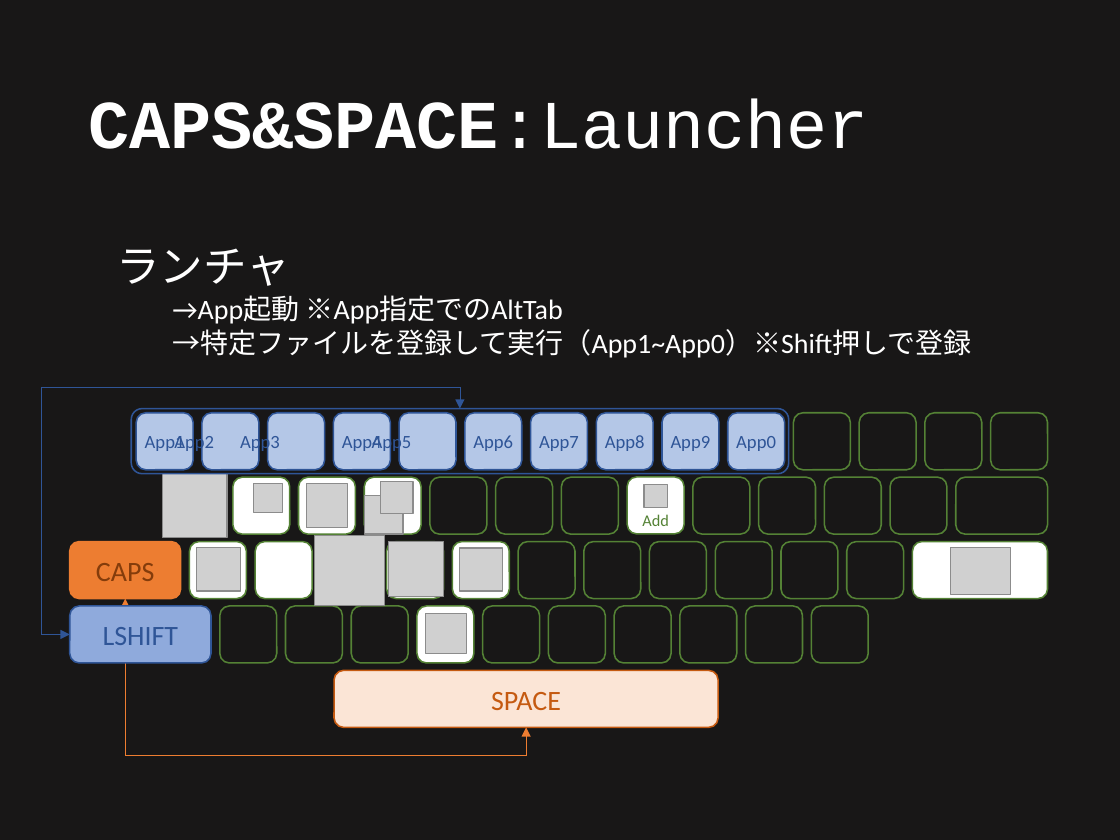
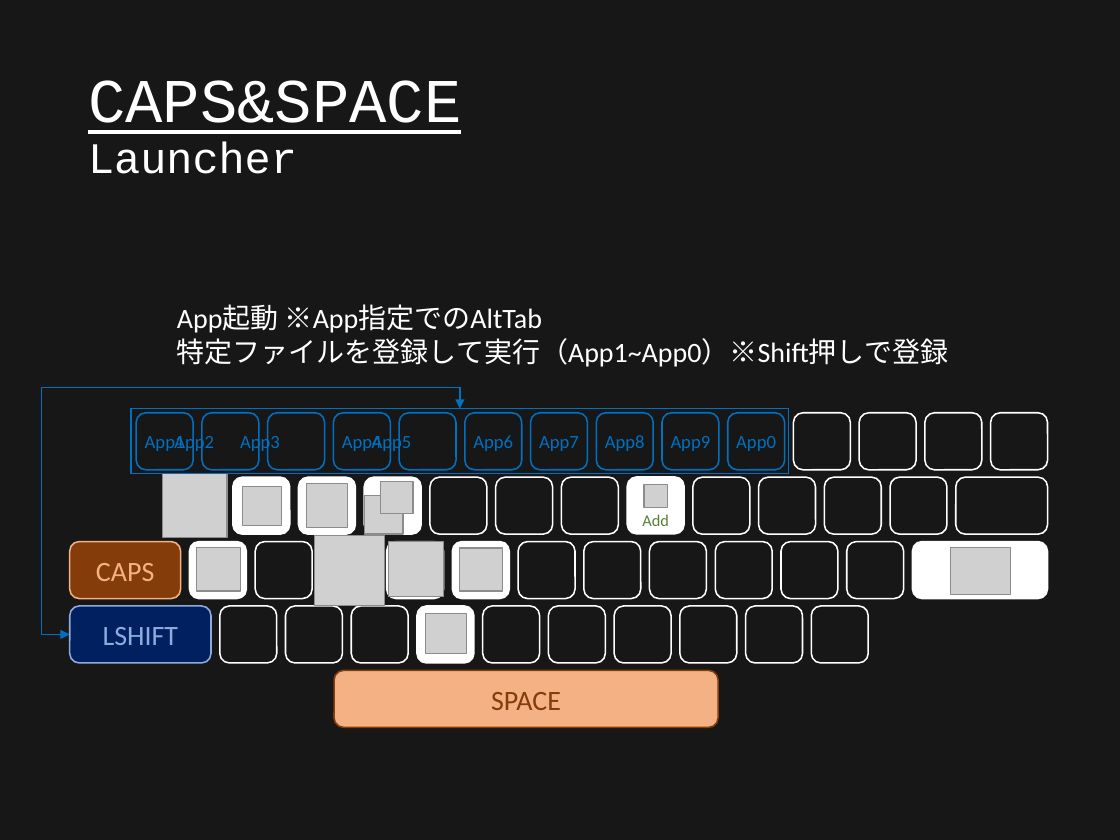
Before and after one commit to ittooo66/myAHK, a slide deck: slide 6 of MANUAL.pptx. Drawn at 1120x840 pixels with LibreOffice and Linux fonts; fonts in the diff are those of the drawing; grey boxes stand for pictures. Boxes give left, top, right and bottom in pixels: in the first picture for what was removed or moved away, otherwise in the second. Text is boxed around its words. In the diff, an @@ line names an element or a change of style, - is before the commit and + after.

```diff
--- a/MANUAL.pptx
+++ b/MANUAL.pptx
@@ title at box(88, 80, 461, 174): text changed; size 44 to 40 pt; bold off @@
-CAPS&SPACE:Launcher
+CAPS&SPACE
+Launcher
@@ text at box(177, 304, 948, 367): text changed @@
-    ランチャ
-      →App起動 ※App指定でのAltTab
-      →特定ファイルを登録して実行（App1~App0）※Shift押しで登録
+    App起動 ※App指定でのAltTab
+    特定ファイルを登録して実行（App1~App0）※Shift押しで登録
@@ elbow double arrow (460, 409) - (69, 634): stroke #2F5597 0.5 pt to #0070C0 1 pt @@
@@ rectangle at box(131, 409, 788, 474): rounded rectangle to rectangle; outline #2F5597 1 pt to #0070C0 1 pt @@
@@ text colour #2F5597 to #0070C0; fill #B4C7E7 to none; outline #2F5597 1 pt to #0070C0 1 pt in 10 elements at box(137, 413, 194, 470), box(202, 413, 259, 470), box(268, 413, 325, 470), box(334, 413, 391, 470), box(399, 413, 456, 470), box(465, 413, 522, 470), box(531, 413, 588, 470), box(596, 413, 653, 470), box(662, 413, 719, 470), box(728, 413, 785, 470) @@
@@ picture: place and size @@
-picture at box(253, 484, 282, 513)
+picture at box(243, 487, 282, 526)
@@ rounded rectangle "CAPS" at box(69, 542, 180, 599): text colour #843C0B to #F4B183; fill #ED7D31 to #843C0B; outline #ED7D31 1 pt to #F4B183 1 pt @@
@@ rounded rectangle at box(255, 542, 312, 599): fill #FFFFFF to none; outline #548235 1 pt to #FFFFFF 1 pt @@
@@ outline #548235 1 pt to #FFFFFF 1 pt in 36 elements at box(627, 477, 684, 534), box(417, 606, 474, 663), box(793, 413, 850, 470), box(859, 413, 916, 470), box(925, 413, 982, 470), box(990, 413, 1047, 470), box(233, 477, 290, 534), box(299, 477, 356, 534), box(364, 477, 421, 534), box(430, 477, 487, 534), box(496, 477, 553, 534), box(561, 477, 618, 534), box(693, 477, 750, 534), box(758, 477, 815, 534), box(955, 477, 1047, 534), box(189, 542, 246, 599), box(386, 542, 444, 599), box(452, 542, 510, 599), box(519, 542, 576, 599), box(584, 542, 641, 599), box(716, 542, 773, 599), box(781, 542, 838, 599), box(847, 542, 904, 599), box(220, 606, 277, 663), box(286, 606, 343, 663), box(352, 606, 409, 663), box(483, 606, 540, 663), box(549, 606, 606, 663), box(614, 606, 671, 663), box(680, 606, 737, 663), box(746, 606, 803, 663), box(811, 606, 868, 663), box(913, 542, 1048, 599), box(824, 477, 881, 534), box(890, 477, 948, 534), box(650, 542, 707, 599) @@
@@ elbow double arrow removed from (125, 598) to (526, 727) @@
@@ rounded rectangle "LSHIFT" at box(69, 606, 211, 663): text colour #2F5597 to #8FAADC; fill #8FAADC to #002060; outline #2F5597 1 pt to #8FAADC 1 pt @@
@@ rounded rectangle "SPACE" at box(334, 671, 718, 728): text colour #C55A11 to #843C0B; fill #FBE5D6 to #F4B183; outline #C55A11 1 pt to #843C0B 1 pt @@
```
Also in this commit, not shown: 9 other slides changed, 1 slide removed, 1 other file.
